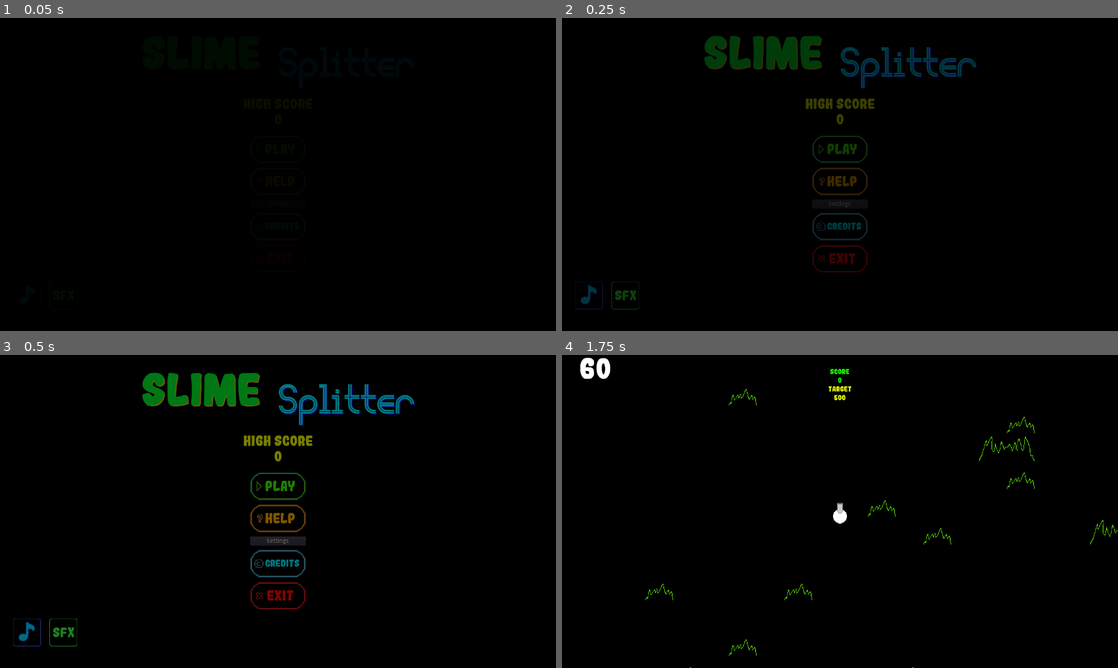
Above: before the commit, frames 1-4 (two rows, left to right).
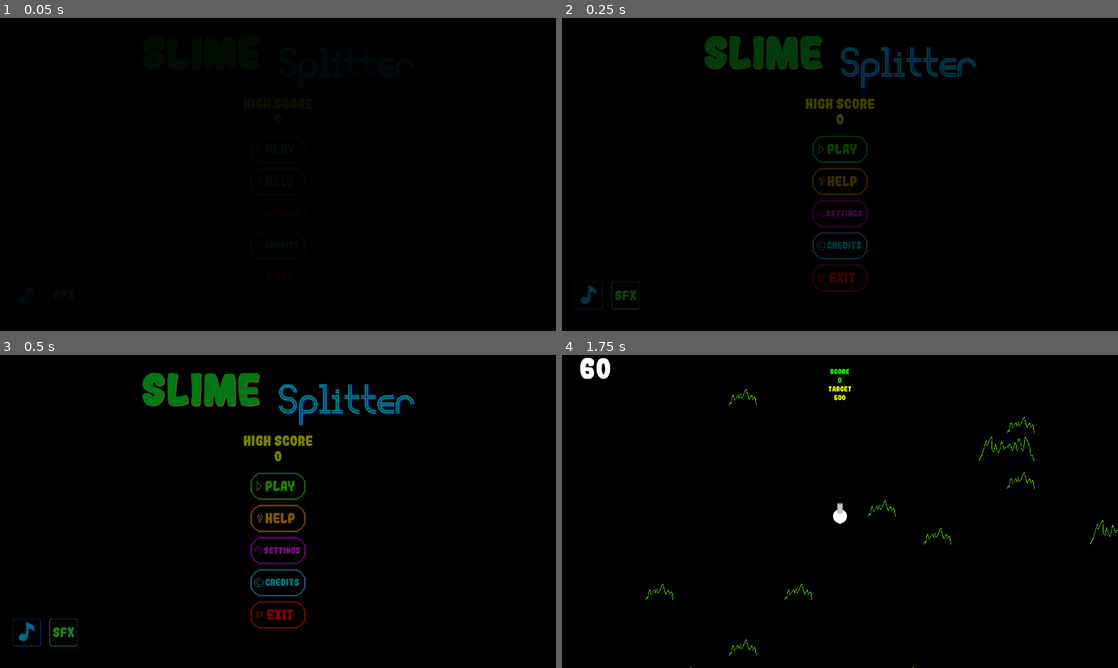
Above: after the commit, the same moments.

Repository: Insta-x/slime-splitter-game
Game: Godot game, scene res://Menu/Menu.tscn
The game is run twice, just before and just after one commit, with the same random seed, the same clock (stepped at 60 frames per second) and the same inputs.
Inputs:
- Up to frame 1 (0.05 s): no input
- Up to frame 2 (0.25 s): no input
- Up to frame 3 (0.5 s): no input
- Up to frame 4 (1.75 s): click "Settings" at 0.5 s; click "Play" at 1.25 s

The runs differ from the first frame. In frame 2, 1.1% of the frame differs, in the area x 45-55%, y 58-88%; in frame 3, 1.5%; in frame 4, nothing differs.

Commit message:
Update settings button

Diff:
--- a/Menu/MainMenu.tscn
+++ b/Menu/MainMenu.tscn
@@ -16,6 +16,8 @@
 [ext_resource path="res://Assets/Menu/credits_button_hovered.png" type="Texture" id=14]
 [ext_resource path="res://Assets/Menu/help_button_hovered.png" type="Texture" id=15]
 [ext_resource path="res://Assets/Fonts/Liquidrom.ttf" type="DynamicFontData" id=16]
+[ext_resource path="res://Assets/Menu/settings_button.png" type="Texture" id=17]
+[ext_resource path="res://Assets/Menu/settings_button_hovered.png" type="Texture" id=18]
 
 [sub_resource type="DynamicFont" id=1]
 size = 100
@@ -44,6 +46,11 @@
 
 [sub_resource type="DynamicFont" id=5]
 size = 32
+use_filter = true
+font_data = ExtResource( 1 )
+
+[sub_resource type="DynamicFont" id=9]
+size = 20
 use_filter = true
 font_data = ExtResource( 1 )
 
@@ -149,12 +156,12 @@
 [node name="CenterContainer3" type="CenterContainer" parent="MarginContainer/VBoxContainer"]
 margin_top = 240.0
 margin_right = 1260.0
-margin_bottom = 556.0
+margin_bottom = 600.0
 
 [node name="VBoxContainer" type="VBoxContainer" parent="MarginContainer/VBoxContainer/CenterContainer3"]
 margin_left = 566.0
 margin_right = 694.0
-margin_bottom = 316.0
+margin_bottom = 360.0
 custom_constants/separation = 10
 
 [node name="PlayButton" type="TextureButton" parent="MarginContainer/VBoxContainer/CenterContainer3/VBoxContainer"]
@@ -196,16 +203,30 @@
 "_edit_use_anchors_": false
 }
 
-[node name="SettingButton" type="Button" parent="MarginContainer/VBoxContainer/CenterContainer3/VBoxContainer"]
+[node name="SettingButton" type="TextureButton" parent="MarginContainer/VBoxContainer/CenterContainer3/VBoxContainer"]
 margin_top = 148.0
 margin_right = 128.0
-margin_bottom = 168.0
+margin_bottom = 212.0
+texture_normal = ExtResource( 17 )
+texture_hover = ExtResource( 18 )
+
+[node name="Label" type="Label" parent="MarginContainer/VBoxContainer/CenterContainer3/VBoxContainer/SettingButton"]
+anchor_right = 1.0
+anchor_bottom = 1.0
+margin_left = 20.0
+custom_fonts/font = SubResource( 9 )
+custom_colors/font_color = Color( 0.972549, 0.133333, 1, 1 )
 text = "Settings"
+align = 1
+valign = 1
+__meta__ = {
+"_edit_use_anchors_": false
+}
 
 [node name="CreditsButton" type="TextureButton" parent="MarginContainer/VBoxContainer/CenterContainer3/VBoxContainer"]
-margin_top = 178.0
-margin_right = 128.0
-margin_bottom = 242.0
+margin_top = 222.0
+margin_right = 128.0
+margin_bottom = 286.0
 texture_normal = ExtResource( 12 )
 texture_hover = ExtResource( 14 )
 
@@ -223,9 +244,9 @@
 }
 
 [node name="ExitButton" type="TextureButton" parent="MarginContainer/VBoxContainer/CenterContainer3/VBoxContainer"]
-margin_top = 252.0
-margin_right = 128.0
-margin_bottom = 316.0
+margin_top = 296.0
+margin_right = 128.0
+margin_bottom = 360.0
 texture_normal = ExtResource( 13 )
 texture_hover = ExtResource( 8 )
 
Binary file added: Assets/Menu/settings_button.png
Not shown, added: Assets/Menu/settings_button.png.import
Binary file added: Assets/Menu/settings_button_hovered.png
Not shown, added: Assets/Menu/settings_button_hovered.png.import
Not shown: 1 places in Menu/MainMenu.tscn that only renumber resources
